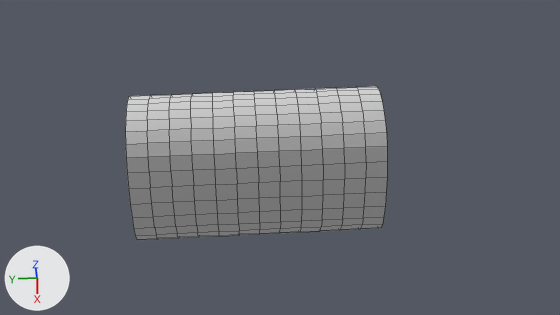
Two versions of the Blender file SpaceshipNurms.blend, one commit apart.
Rendered twice from the file's camera 'Camera'. Every picture has the same lights, and +X, +Y and +Z are marked at lower left. Mesh edges are drawn as thin lines.

The scene before the commit, as lines of its bpy script (objects in view):
```python
me_plane = bpy.data.meshes.new('Plane')
me_plane.from_pydata(...)  # 32 vertices, 24 faces; spans x -0.04..3.61, y -3.0..3.0, z -2.96..0.0
ob_plane = bpy.data.objects.new('Plane', me_plane)
ob_plane.location = (0.0, 0.0, 0.0)
_m = ob_plane.modifiers.new('Subdivision', 'SUBSURF')
_m.levels = 3
_m.render_levels = 3
```
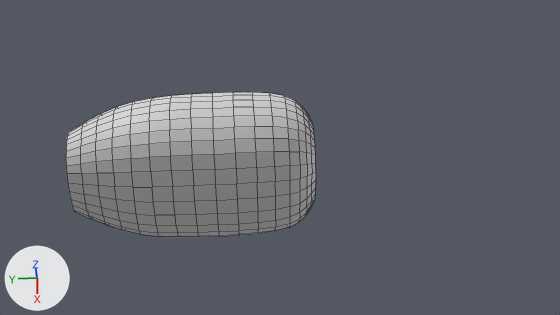
What differs and where, as boxes [x1, y1, x2, y2] in the pictures (560 x 315 px):
'Plane', reshaped: before [126, 86, 387, 240]; after [66, 92, 316, 237]
part 1 of me_plane, built on: before [295, 86, 387, 232]; after [66, 96, 316, 235]

The change, as a list of edits to the scene's bpy script:
```text
Change me_plane:
    used by ob_plane; location = (0.0, 0.0, 0.0)
    remove me_plane.from_pydata(...)  # 32 vertices, 24 faces; spans x -0.04..3.61, y -3.0..3.0, z -2.96..0.0
    add me_plane.from_pydata(...)  # 40 vertices, 32 faces; spans x -0.04..3.61, y -1.38..4.48, z -2.96..0.0
    me_plane part 1
    8 vertices are removed from x -0.04..3.61, y -3.0, z -2.96..0.0
    8 faces are deleted
    16 vertices are added at x 0.74..2.83, y -1.38..4.48, z -2.33..-0.64
    16 new faces join them
```
